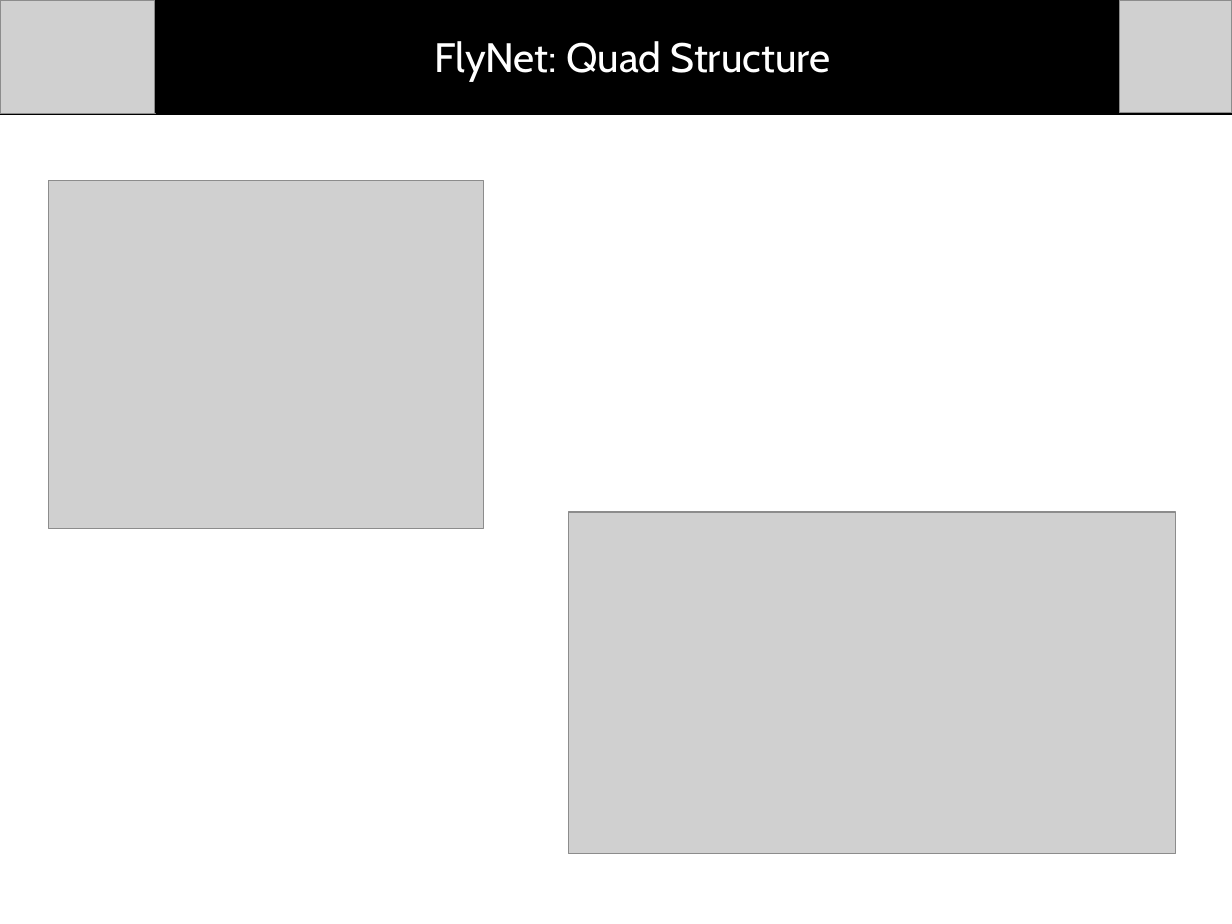
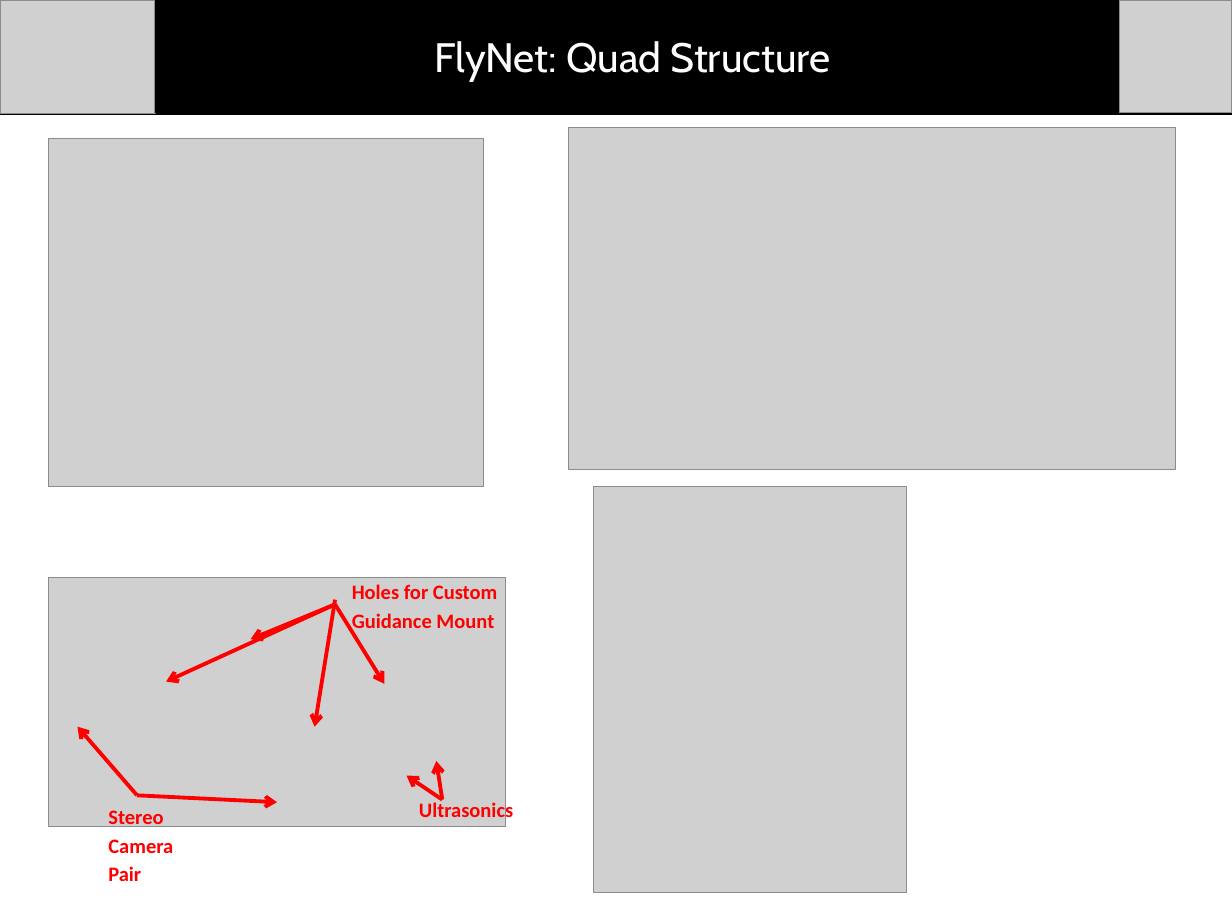
Before and after one commit to dtbinh/FlyNet, a slide deck: slide 1 of Presentations/CDR_Fall_2015/Individual_Slides/Tyler/CDR_Clayton.pptx. Drawn at 1232x924 pixels with LibreOffice and Linux fonts; fonts in the diff are those of the drawing; grey boxes stand for pictures. Boxes give left, top, right and bottom in pixels: in the first picture for what was removed or moved away, otherwise in the second. Text is boxed around its words. In the diff, an @@ line names an element or a change of style, - is before the commit and + after.

```diff
--- a/Presentations/CDR_Fall_2015/Individual_Slides/Tyler/CDR_Clayton.pptx
+++ b/Presentations/CDR_Fall_2015/Individual_Slides/Tyler/CDR_Clayton.pptx
@@ picture: place and size @@
-picture at (48,181,483,529)
+picture at (48,139,483,487)
@@ picture: place and size @@
-picture at (568,513,1175,854)
+picture at (568,128,1175,469)
@@ picture added at (594,487,907,893) @@
@@ picture added at (48,578,505,827) @@
@@ group added at (78,584,513,881): 6 arrows, 3 texts @@
+Ultrasonics
+Stereo Camera Pair
+Holes for Custom Guidance Mount
@@ arrow added from (335, 605) to (166, 681), #FF0000 2.25 pt @@
@@ arrow added from (335, 605) to (250, 639), #FF0000 2.25 pt @@
```
Also in this commit, not shown: 4 other slides changed, 1 slide added, 4 other files.
